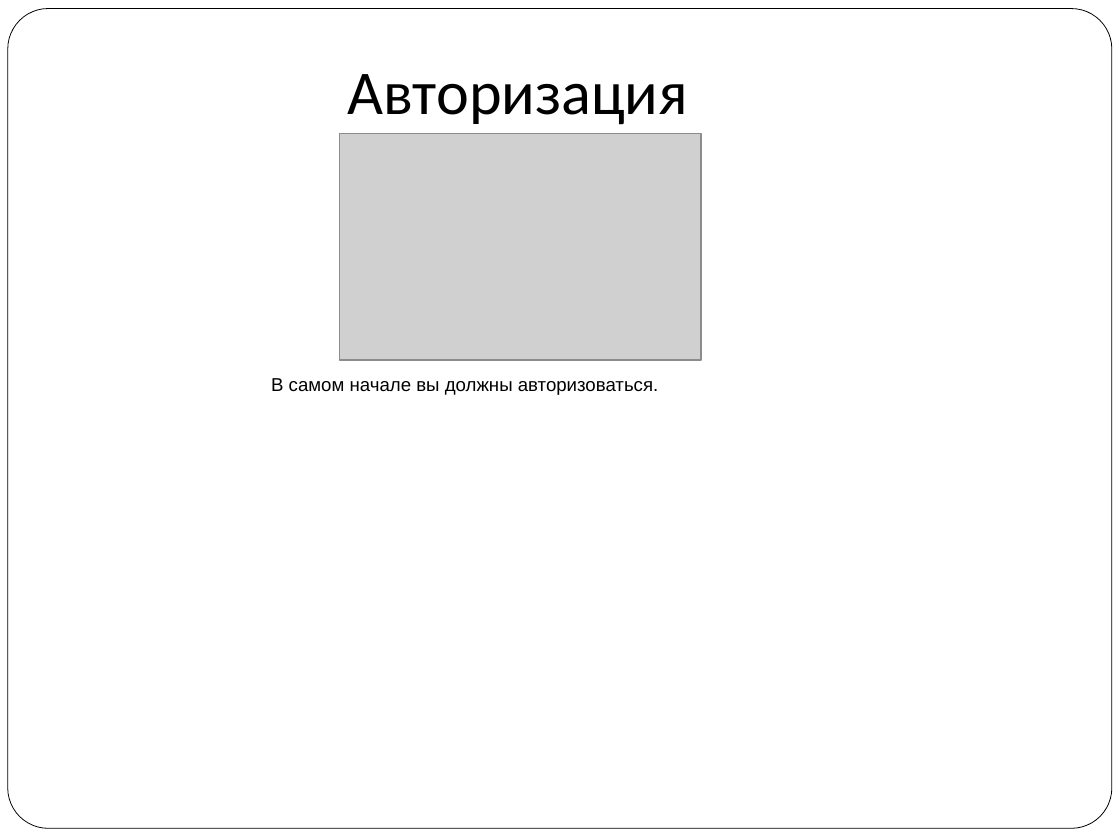
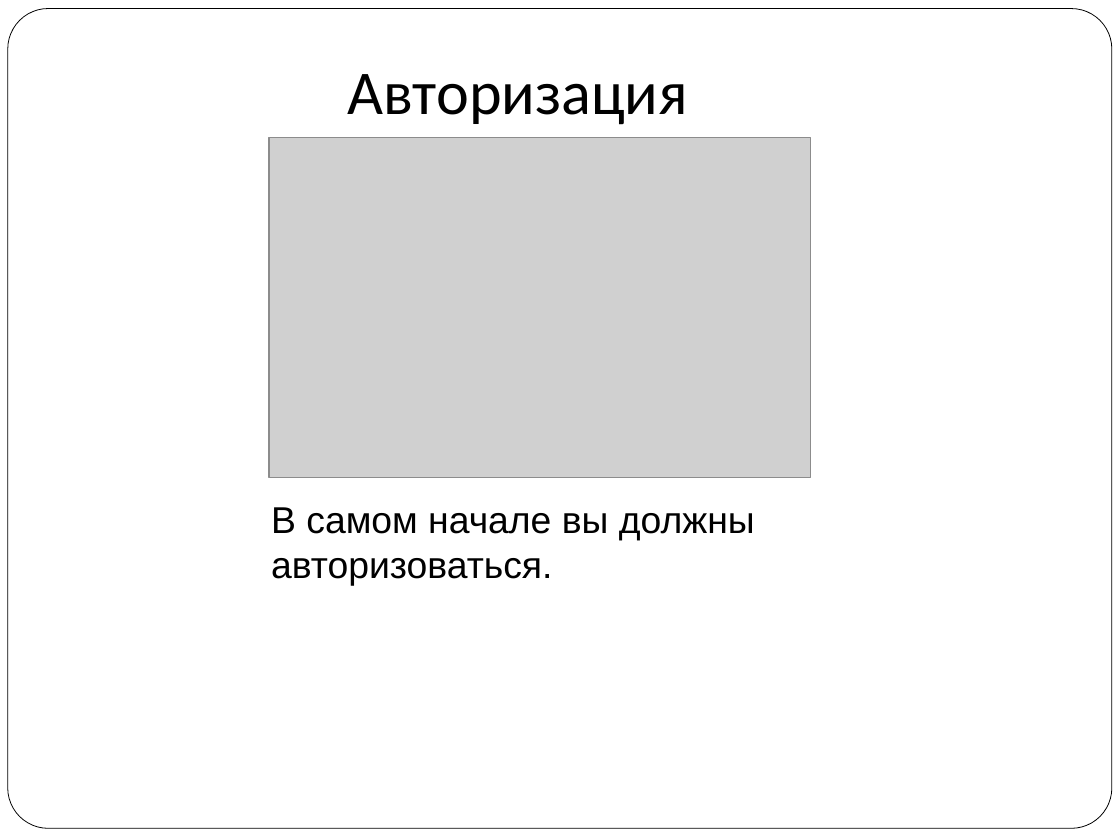
Before and after one commit to vitaly06/SuperMario, a slide deck: slide 8 of piton.ppt. Drawn at 1120x840 pixels with LibreOffice and Linux fonts; fonts in the diff are those of the drawing; grey boxes stand for pictures. Boxes give left, top, right and bottom in pixels: in the first picture for what was removed or moved away, otherwise in the second. Text is boxed around its words. In the diff, an @@ line names an element or a change of style, - is before the commit and + after.

```diff
--- a/piton.ppt
+++ b/piton.ppt
@@ picture: place and size @@
-picture at bbox=[339, 133, 701, 360]
+picture at bbox=[269, 138, 811, 477]
@@ text "В самом начале вы должны ...": place and size @@
-text "В самом начале вы должны ..." at bbox=[271, 378, 658, 395]
+text "В самом начале вы должны ..." at bbox=[271, 507, 755, 586]
@@ text "В самом начале вы должны ..." at bbox=[271, 507, 755, 586]: size 12 to 24 pt @@
```
Also in this commit, not shown: 1 other slide changed, 4 slides added, 8 slides removed.
